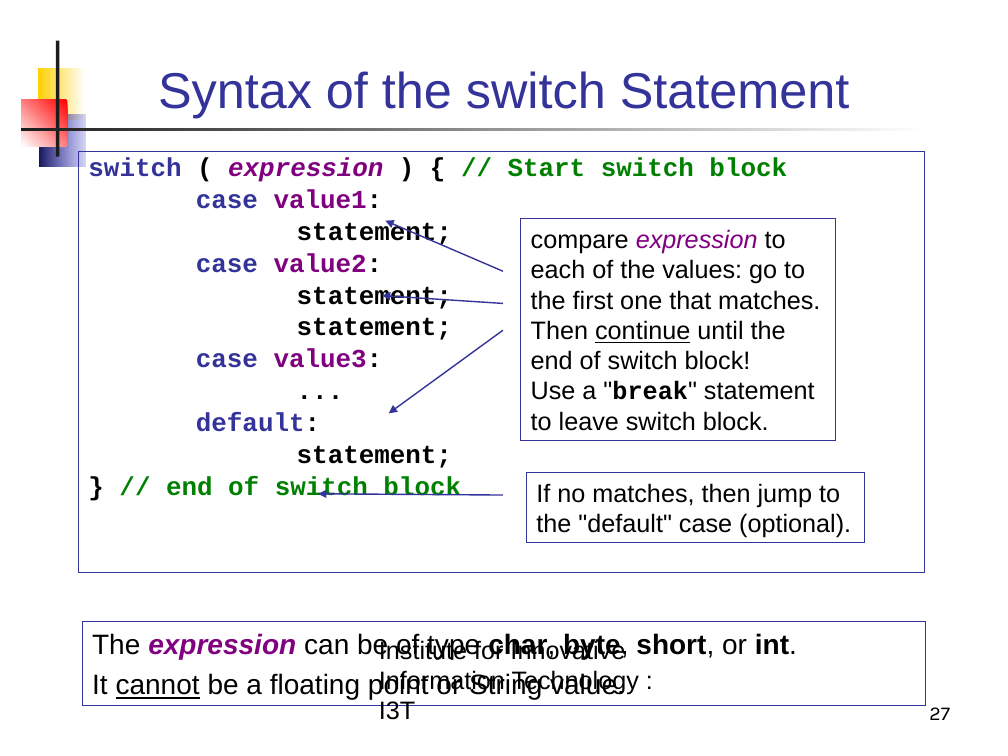
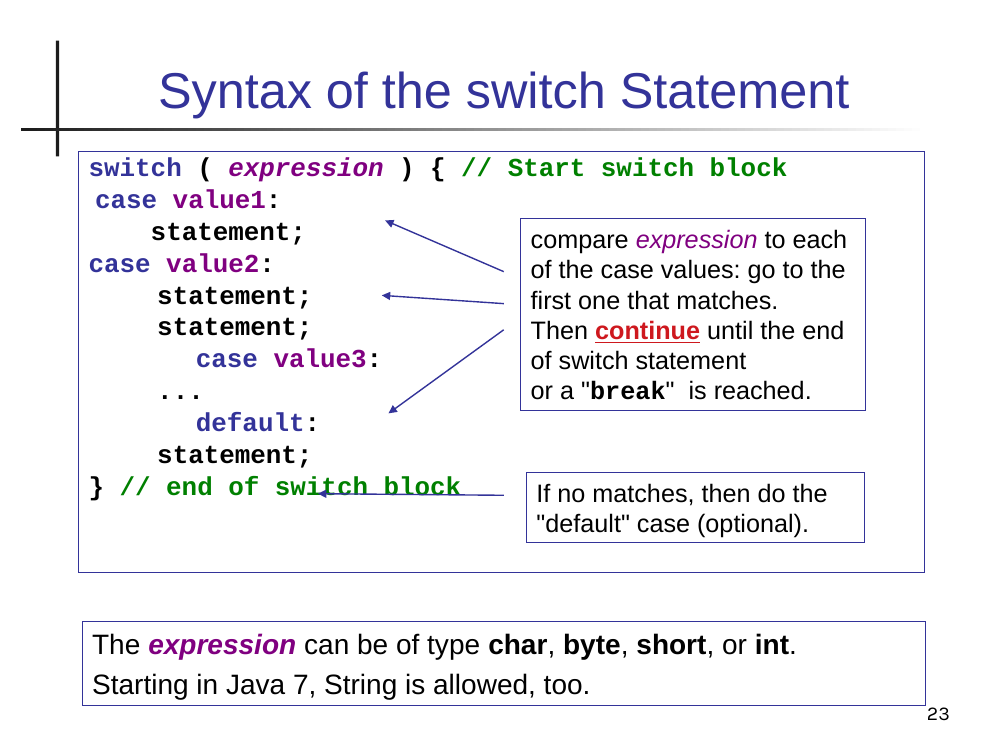
Before and after one commit to skeoop/skeoop.github.io, a slide deck: slide 23 of java-basics/10-Conditional2.ppt (slide 27 before the commit). Drawn at 1008x756 pixels with LibreOffice and Linux fonts; fonts in the diff are those of the drawing. Boxes give left, top, right and bottom in pixels: in the first picture for what was removed or moved away, otherwise in the second. Text is boxed around its words. In the diff, an @@ line names an element or a change of style, - is before the commit and + after.

```diff
--- a/java-basics/10-Conditional2.ppt
+++ b/java-basics/10-Conditional2.ppt
@@ rectangle removed at [37,68,85,120] @@
@@ rectangle removed at [22,100,68,146] @@
@@ rectangle removed at [39,115,85,167] @@
@@ text "switch ( expression ) { ..." at [79,151,925,572]: indent changed @@
@@ rectangle "compare expression to each of ...": place and size @@
-rectangle "compare expression to each of ..." at [521,219,836,440]
+rectangle "compare expression to each of ..." at [521,219,866,410]
@@ text in rectangle at [531,229,848,400]: text changed @@
-compare expression to each of the values: go to the first one that matches.
-Then continue until the end of switch block!
-Use a "break" statement to leave switch block.
+compare expression to each of the case values: go to the first one that matches.
+Then continue until the end of switch statement
+or a "break" is reached.
@@ text in rectangle at [536,483,828,538]: text changed @@
-If no matches, then jump to the "default" case (optional).
+If no matches, then do the "default" case (optional).
@@ text removed at [379,639,639,720] @@
-Institute for Innovative Information Technology : I3T
@@ text in rectangle at [92,673,591,699]: text changed @@
-It cannot be a floating point or String value.
+Starting in Java 7, String is allowed, too.
@@ page number at [927,707,950,721]: text changed @@
-27
+23
```
Also in this commit, not shown: 21 other slides changed, 3 slides added, 8 slides removed, 14 other files.
